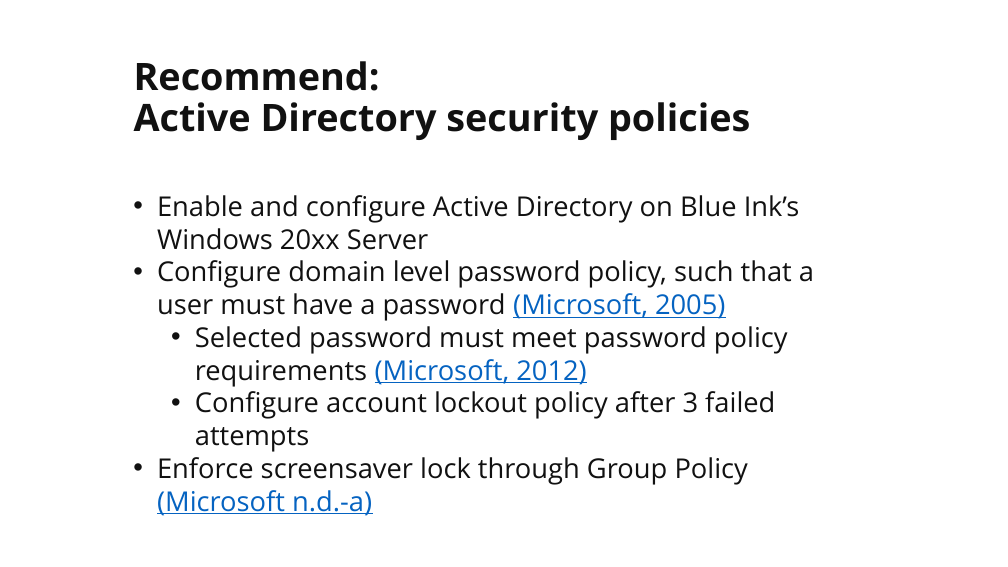
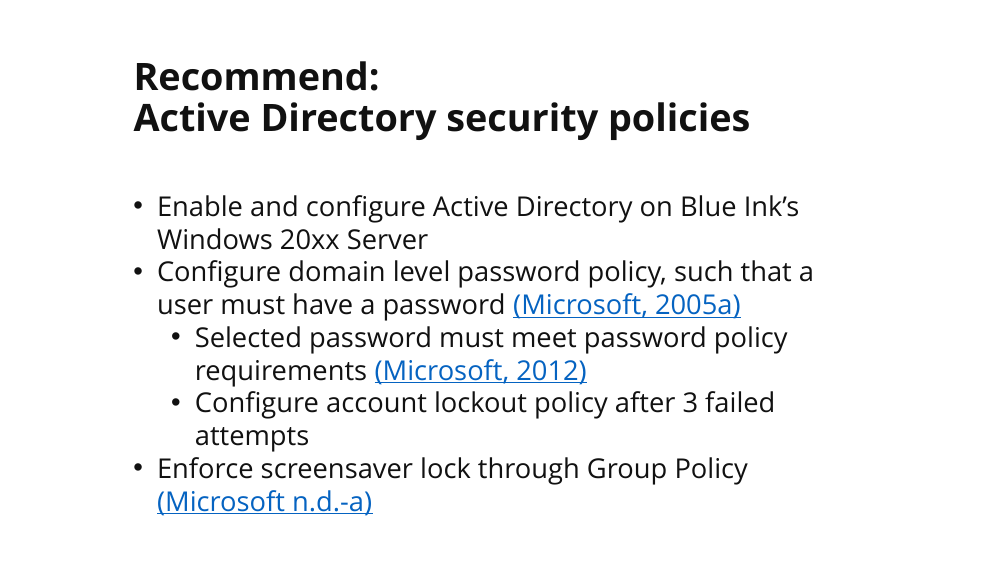
Before and after one commit to martymcflywa/ecu, a slide deck: slide 15 of year_1/sem_2/CSI1101_computer_security/0b_assignment_2_[22MAY15_0900]/dev/CSI1101_PONCE_A2_v02.pptx. Drawn at 1008x567 pixels with LibreOffice and Linux fonts; fonts in the diff are those of the drawing. Boxes give left, top, right and bottom in pixels: in the first picture for what was removed or moved away, otherwise in the second. Text is boxed around its words. In the diff, an @@ line names an element or a change of style, - is before the commit and + after.

```diff
--- a/year_1/sem_2/CSI1101_computer_security/0b_assignment_2_[22MAY15_0900]/dev/CSI1101_PONCE_A2_v02.pptx
+++ b/year_1/sem_2/CSI1101_computer_security/0b_assignment_2_[22MAY15_0900]/dev/CSI1101_PONCE_A2_v02.pptx
@@ text at [157,260,814,321]: text changed @@
-• Configure domain level password policy, such that a user must have a password (Microsoft, 2005)
+• Configure domain level password policy, such that a user must have a password (Microsoft, 2005a)
```
Also in this commit, not shown: 4 other slides changed.
